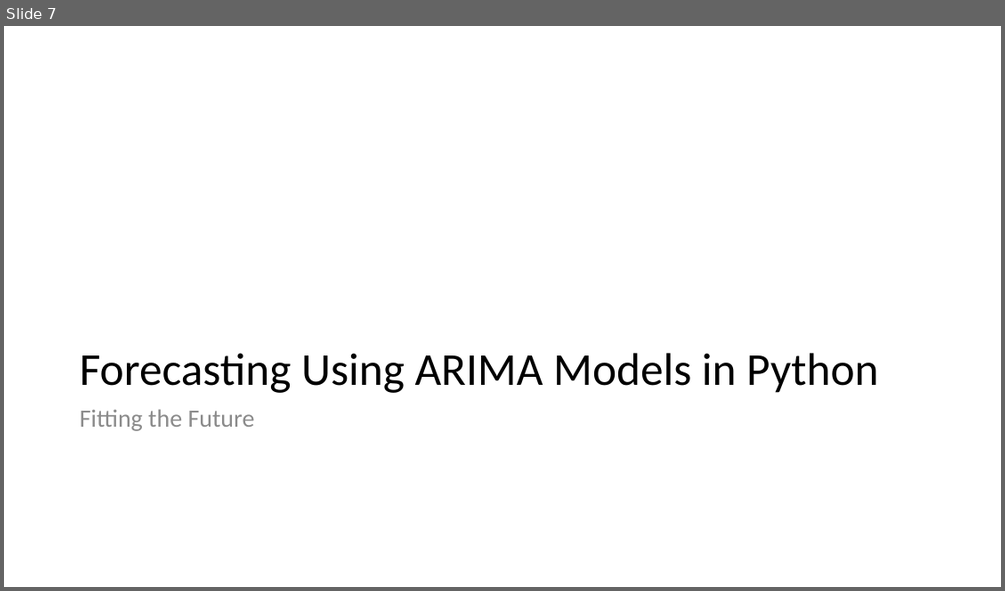
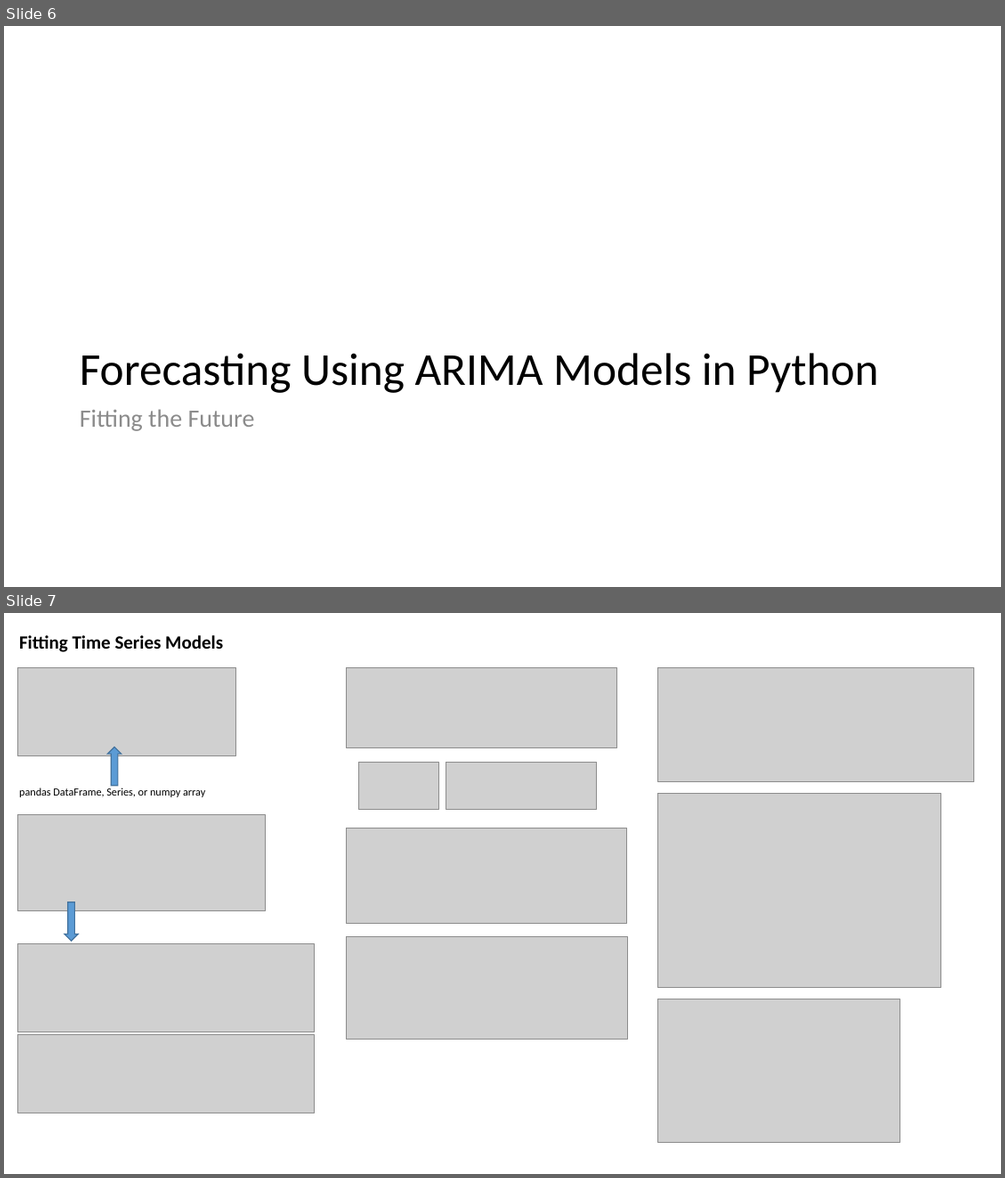
Before and after one commit to FIM-Expert/python-academy, a slide deck: DataCamp/forecasting-using-arima-models-in-python/forecasting-using-arima-models-in-python-Copy1.pptx. Shown one above the other, each under a label of ours: slide 7 before the commit, slides 6 and 7 after it. The pictures are 1005x591 and 1005x1178 pixels, drawn with LibreOffice and Linux fonts; fonts in the diff are those of the drawing; grey boxes stand for pictures. Boxes give left, top, right and bottom in pixels: in the first picture for what was removed or moved away, otherwise in the second. Text is boxed around its words. In the diff, an @@ line names an element or a change of style, - is before the commit and + after.

```diff
--- a/DataCamp/forecasting-using-arima-models-in-python/forecasting-using-arima-models-in-python-Copy1.pptx
+++ b/DataCamp/forecasting-using-arima-models-in-python/forecasting-using-arima-models-in-python-Copy1.pptx
@@ slide 7 added at [4,613,1001,1174], background #FFFFFF @@
@@ text added at [19,635,223,652], 18 pt, text #000000, bold @@
+Fitting Time Series Models
@@ picture added at [17,667,235,755] @@
@@ picture added at [347,667,617,747] @@
@@ picture added at [658,667,974,782] @@
@@ down arrow added at [108,747,121,786], fill #5B9BD5, outline #43739E 1 pt @@
@@ picture added at [359,762,439,810] @@
@@ picture added at [446,762,597,810] @@
@@ text added at [19,787,205,797], 10.5 pt, text #000000 @@
+pandas DataFrame, Series, or numpy array
@@ picture added at [658,793,941,988] @@
@@ picture added at [17,815,266,910] @@
@@ picture added at [347,827,628,924] @@
@@ down arrow added at [65,902,78,941], fill #5B9BD5, outline #43739E 1 pt @@
@@ picture added at [17,943,314,1032] @@
@@ picture added at [347,937,628,1038] @@
@@ picture added at [658,999,900,1142] @@
@@ picture added at [17,1035,314,1113] @@
@@ what was slide 7 is now slide 6 @@
```
Also in this commit, not shown: 1 other slide added, 4 other files.
